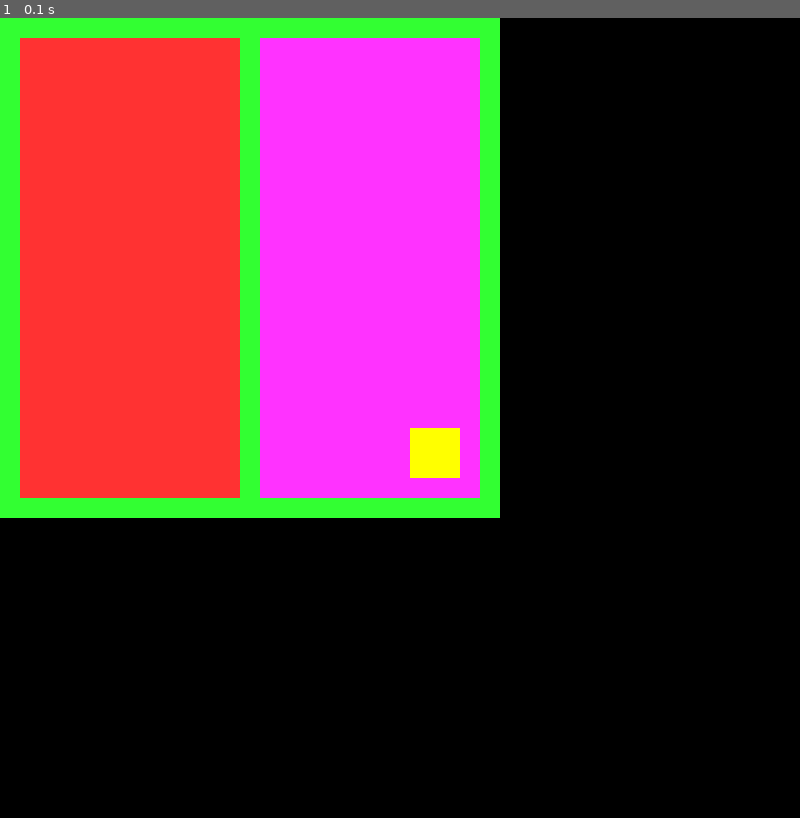
Above: before the commit, frame 1.
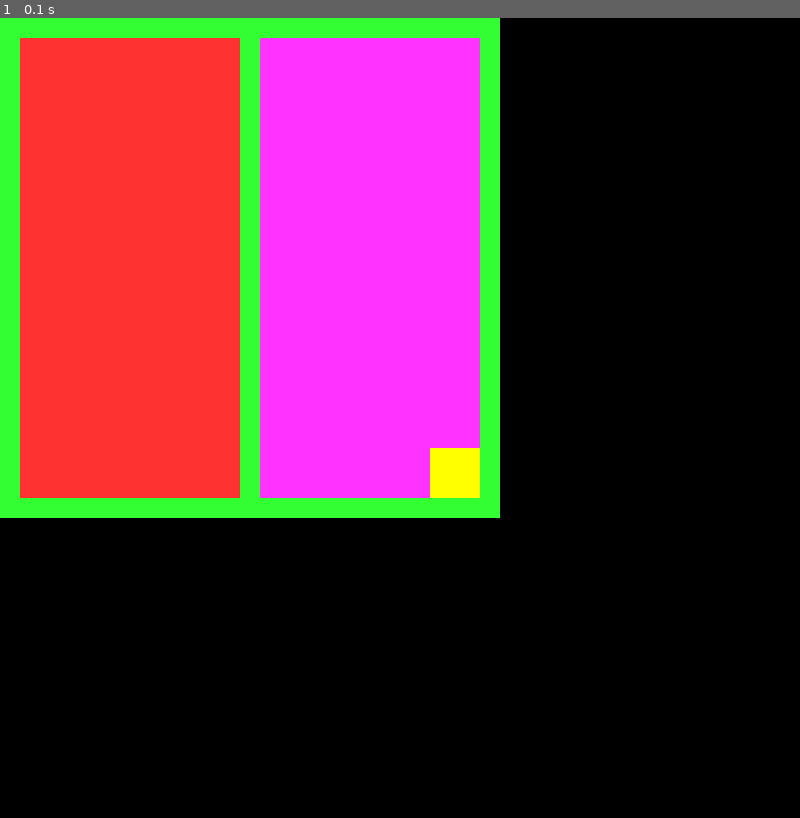
Above: after the commit, the same moment.

Repository: JyleFV/CoshUI
Game: pygame game, started from tests/main_test.py
Two runs of this game, one before a commit and one after it. Both use one fixed random seed, a clock stepped at 60 frames per second and the inputs below.
Inputs:
- Up to frame 1 (0.1 s): no input

The runs differ from the first frame. In frame 1, 0.5% of the frame differs, in the area x 51-60%, y 51-60%.

Commit message:
small fix in process_events() function

Diff:
--- a/src/coshui/utility.py
+++ b/src/coshui/utility.py
@@ -191,15 +191,16 @@
         hovered = point_in_rect(mx, my, tx, ty, sw, sh)
 
         was_hovered = node._was_hovered
-        node._was_hovered = hovered
 
         if hovered and not consumed_hover:
+            node._was_hovered = True
             if not was_hovered and node.on_hover:
                 node.on_hover()
             if node.mouse_filter:
                 consumed_hover = True
-        elif not hovered and was_hovered:
-            if node.on_unhover:
+        else:
+            node._was_hovered = False
+            if was_hovered and node.on_unhover:
                 node.on_unhover()
 
         # Click Logic
--- a/tests/main_test.py
+++ b/tests/main_test.py
@@ -5,6 +5,12 @@
 FPS = 60
 WHITE = (255, 255, 255)
 BLACK = (0, 0, 0)
+
+def clicked():
+    animate("scale", get_node("element"), 1.5, 0.1, "linear")
+
+def released():
+    animate("scale", get_node("element"), 1.0, 0.1, "linear")
 
 def hovered():
     animate("position", get_node("element"), (200, 0), 0.35, "ease_in")
@@ -16,9 +22,9 @@
     with CoshUIRenderer(PygameBackend(screen)):
         with Container(sizing=CoshSizing.FIT, gap=10, justify=CoshJustify.CENTER, align=CoshAlign.CENTER):
             with Container(direction=CoshDirection.ROW, sizing=CoshSizing.FILL, width=500, height=500, gap=20, style=CoshStyling(background_color=(50, 255, 50)), layout=CoshLayout(padding=20)):
-                Button(id="element", width=50, height=65, style=CoshStyling(background_color=(255, 50, 50)), sizing=CoshSizing.FILL, z_index=1)
-                with Container(justify=CoshJustify.END, align=CoshAlign.END, sizing=CoshSizing.FILL, style=CoshStyling(background_color=(255, 50, 255))):
-                    Button(id="hello", z_index=10, on_hover=hovered, on_unhover=unhovered, width=50, height=50, style=CoshStyling(background_color=(255, 255, 0)), layout=CoshLayout(margin=20))
+                Button(id="element", width=50, height=65, style=CoshStyling(background_color=(255, 50, 50)), sizing=CoshSizing.FILL, z_index=10)
+                with Container(z_index=9, id="hello", justify=CoshJustify.END, align=CoshAlign.END, sizing=CoshSizing.FILL, style=CoshStyling(background_color=(255, 50, 255))):
+                    Button(on_unhover=unhovered, on_hover=hovered, on_click=clicked, on_release=released, id="yellow_btn", z_index=11, width=50, height=50, style=CoshStyling(background_color=(255, 255, 0)))
 
 def main():
     pygame.init()
